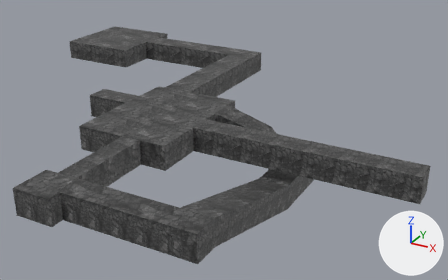
The Blender file dark_mantle/models/locations/location2.blend as it was, and as the next commit left it.
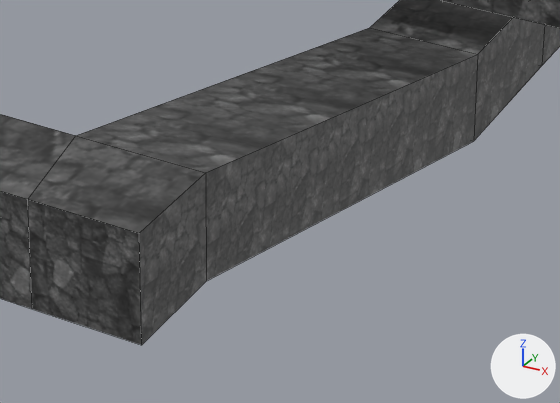
The first picture shows the older version from a 50 mm lens placed at (14.9, -39.1, 19.6), pointed at (-9.6, 5.4, -2.7). The close-ups show both versions on the part from 36% to 69% of the width and 61% to 100% of the height of that picture. Every picture has the same lights, and +X, +Y and +Z are marked at lower right. The close-ups show mesh edges as thin lines.
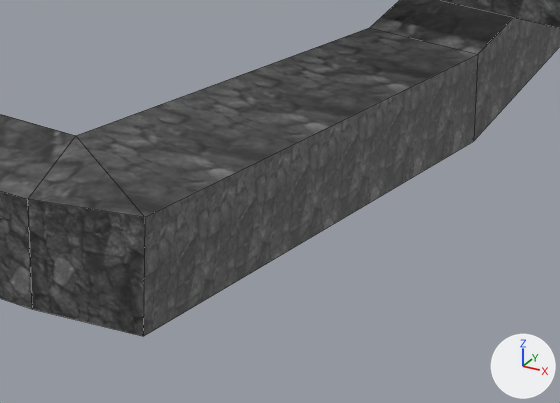
Changed parts and their boxes [x1, y1, x2, y2] in the close-ups (560 x 403 px):
'Cube', modifiers changed: before [0, 0, 560, 345]; after [0, 0, 560, 336]

What the commit changed:
Object 'Cube' (ob_cube) gains a DECIMATE modifier named 'Decimate'.
Modifier setting: ratio = 0.905.
